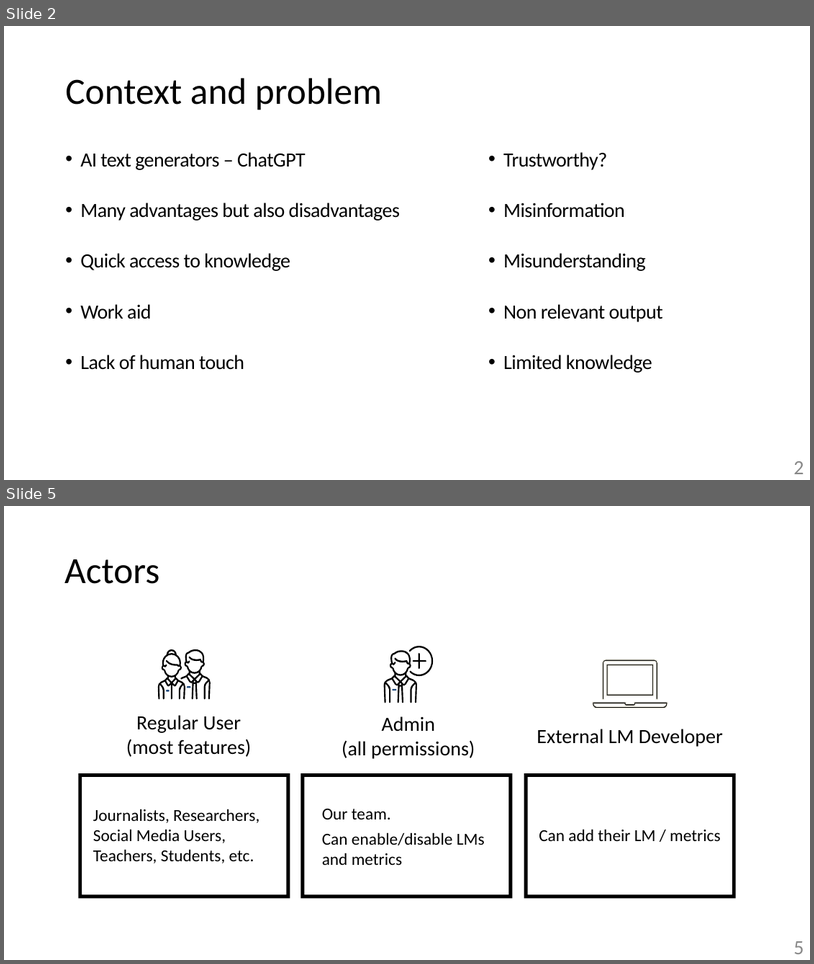
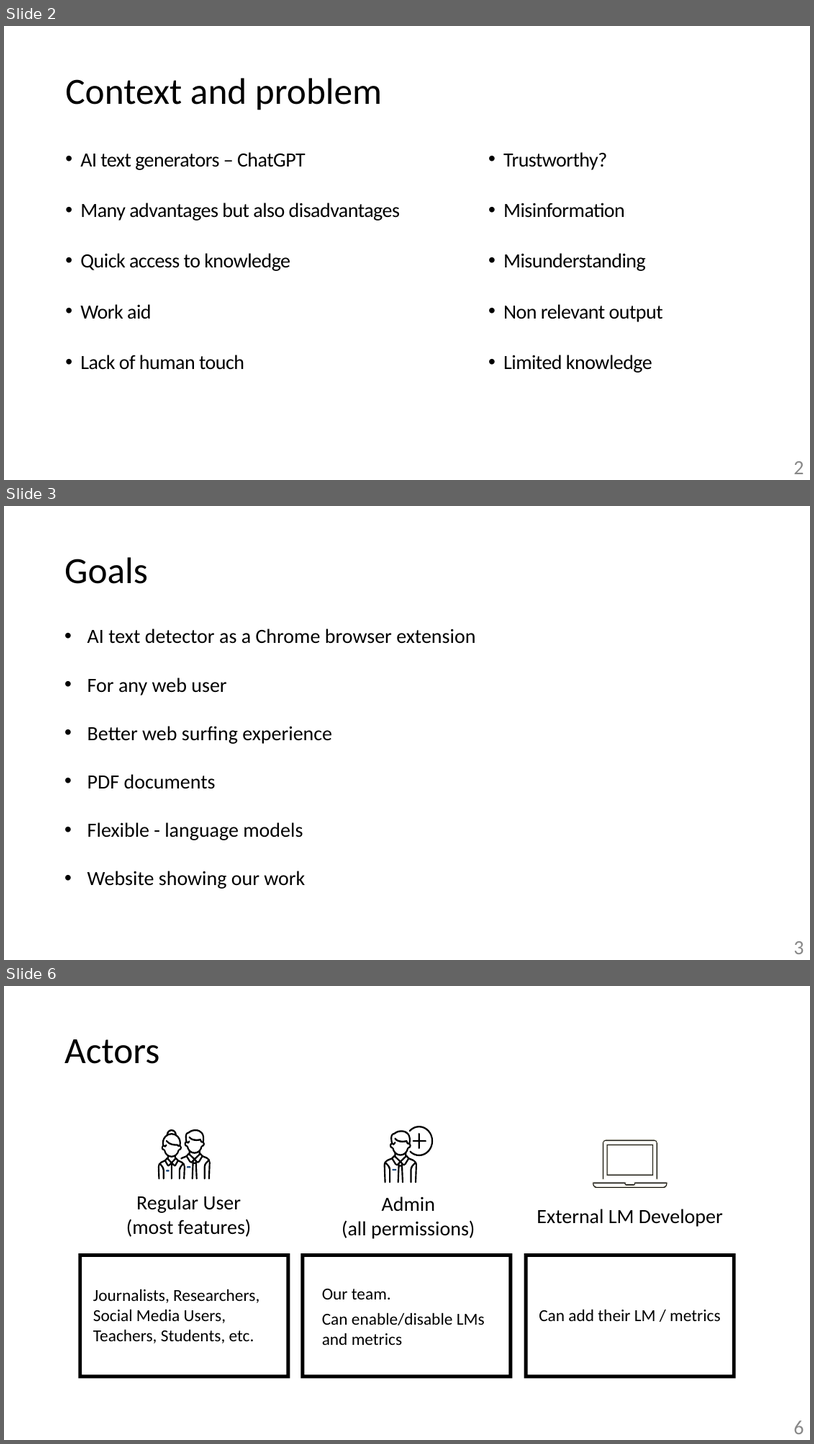
Before and after one commit to zzzzz151/AI-text-detector, a slide deck: presentation-prototype.pptx. Shown one above the other, each under a label of ours: slides 2 and 5 before the commit, slides 2, 3 and 6 after it; the slides between them are not shown. The pictures are 814x964 and 814x1444 pixels, drawn with LibreOffice and Linux fonts; fonts in the diff are those of the drawing. Boxes give left, top, right and bottom in pixels: in the first picture for what was removed or moved away, otherwise in the second. Text is boxed around its words. In the diff, an @@ line names an element or a change of style, - is before the commit and + after.

```diff
--- a/presentation-prototype.pptx
+++ b/presentation-prototype.pptx
@@ slide 3 added at bbox=[4, 506, 810, 960], background #FFFFFF @@
@@ title added at bbox=[64, 557, 148, 584], 44 pt, text #000000 @@
+Goals
@@ text added at bbox=[88, 628, 476, 888], 24 pt, text #000000 @@
+• AI text detector as a Chrome browser extension
+• For any web user
+• Better web surfing experience
+• PDF documents
+• Flexible - language models
+• Website showing our work
@@ page number added at bbox=[794, 941, 804, 954], 24 pt, text #888888 @@
+3
@@ what was slide 5 is now slide 6 @@
@@ page number at bbox=[794, 1420, 804, 1434]: text changed @@
-5
+6
```
Also in this commit, not shown: 2 slides changed, 1 other slide added, 1 slide removed, 1 other file.
